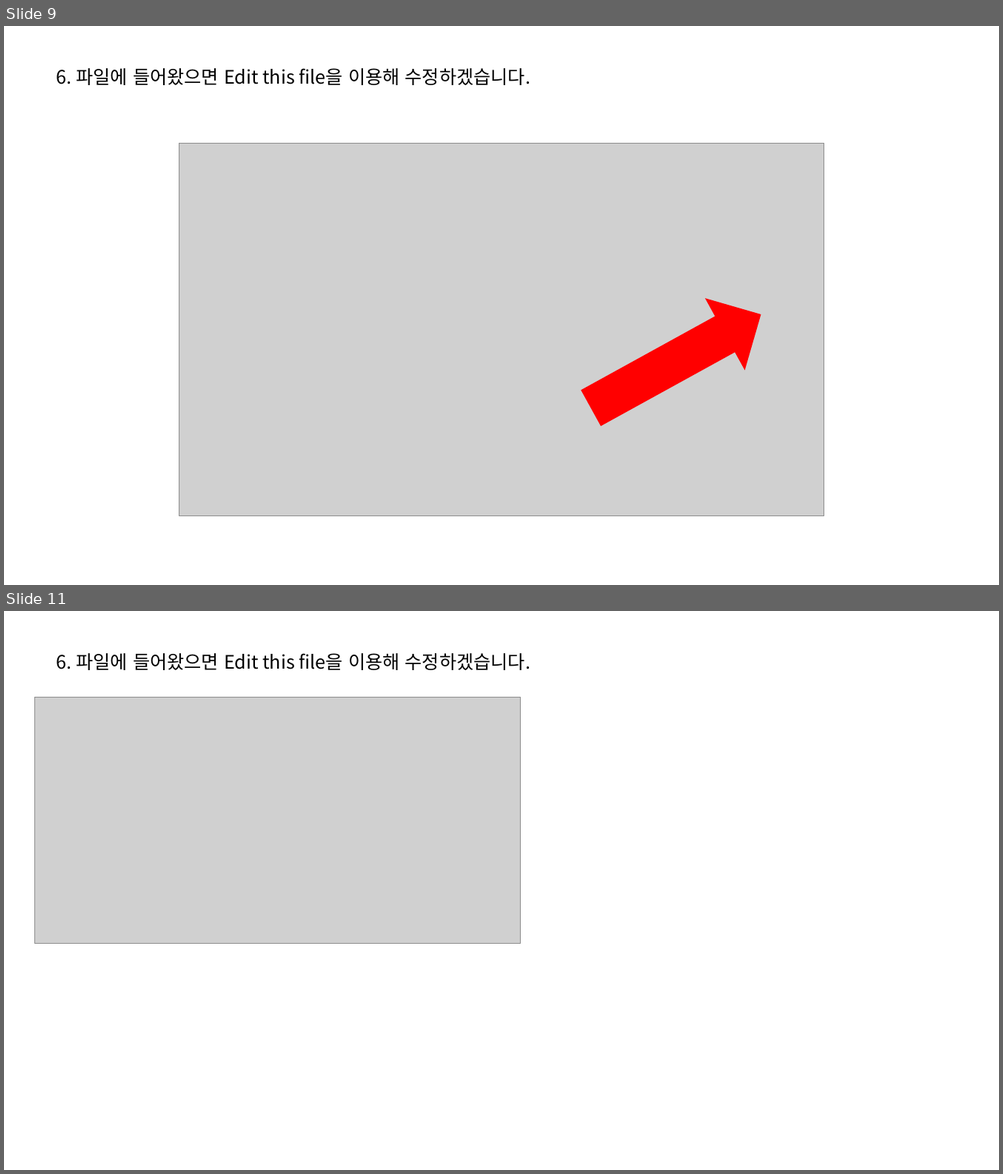
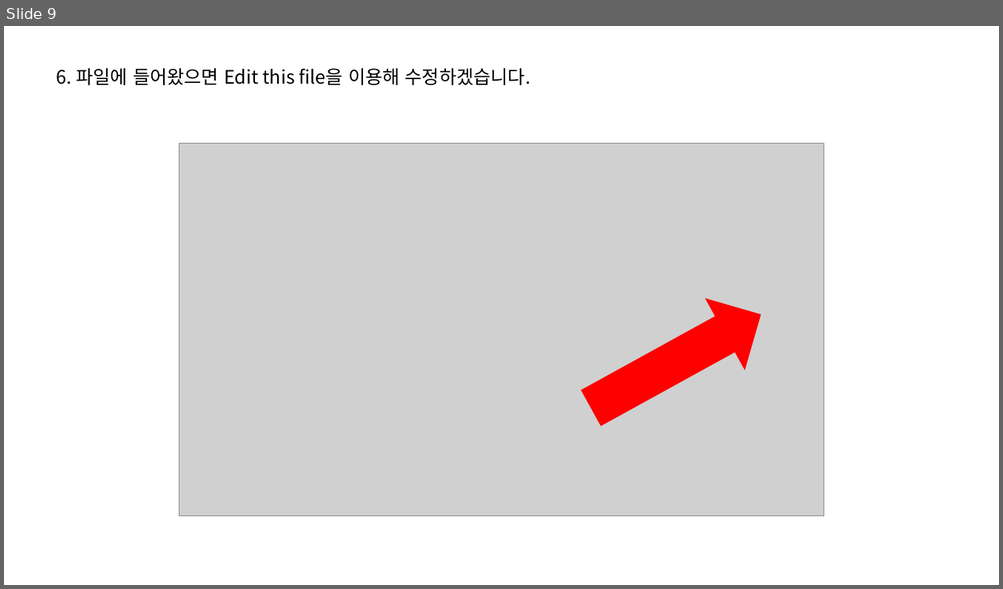
Before and after one commit to SNU-BDA-Lab/SNU-BDA-Lab.github.io, a slide deck: How_To_Use_Github_pages.pptx. Shown one above the other, each under a label of ours: slides 9 and 11 before the commit, slide 9 after it; the slides between them are not shown. The pictures are 1003x1174 and 1003x589 pixels, drawn with LibreOffice and Linux fonts; fonts in the diff are those of the drawing; grey boxes stand for pictures. Boxes give left, top, right and bottom in pixels: in the first picture for what was removed or moved away, otherwise in the second. Text is boxed around its words. In the diff, an @@ line names an element or a change of style, - is before the commit and + after.

```diff
--- a/How_To_Use_Github_pages.pptx
+++ b/How_To_Use_Github_pages.pptx
@@ slide 11 removed at (x1=4, y1=611, x2=999, y2=1170), background #FFFFFF @@
@@ text removed at (x1=57, y1=653, x2=530, y2=670) @@
-6. 파일에 들어왔으면 Edit this file을 이용해 수정하겠습니다.
@@ picture removed at (x1=35, y1=697, x2=521, y2=944) @@
```
Also in this commit, not shown: 2 slides changed, 9 slides added, 1 other slide removed, 21 other files.
